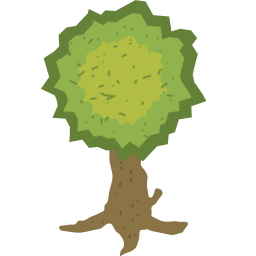
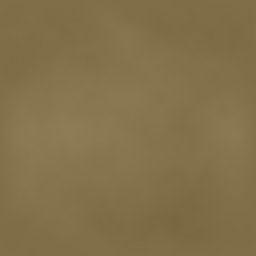
Layer changes from the first 256x256 image to the second:
showed group "dirt" (7 layers) over bbox(0, 0, 256, 256)
added layer "Layer 14 copy 4" (luminosity, 15%) in group "dirt" over bbox(0, 0, 256, 256)
added layer "Layer 13 copy 4" in group "dirt" over bbox(0, 0, 256, 256)
hid group "woods" (20 layers) over bbox(0, 0, 256, 256)
hid "Layer 12" over bbox(53, 25, 175, 240)
hid "Layer 8 copy 2" over bbox(76, 36, 168, 126)
hid "Layer 8 copy" over bbox(53, 13, 192, 149)
hid "Layer 8" over bbox(40, 0, 207, 163)
hid "Shape 1" over bbox(59, 137, 188, 256)
